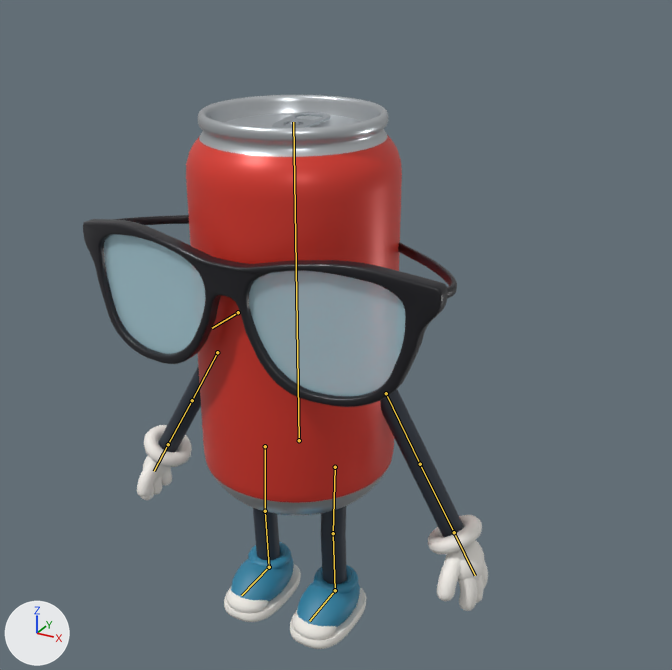
The Blender file models/mnot.blend: old version first, new version second.
The view is the same before and after, from a 50 mm camera at (1.342, -2.199, 2.112) aimed at (0.084, 0.089, 0.968). The axes (+X, +Y, +Z) are drawn at lower left. The lights are the same throughout. The older version comes first. The bones that change, and the others that lie on the model, are drawn over the model as lines.

The first picture shows 'Mnot'.
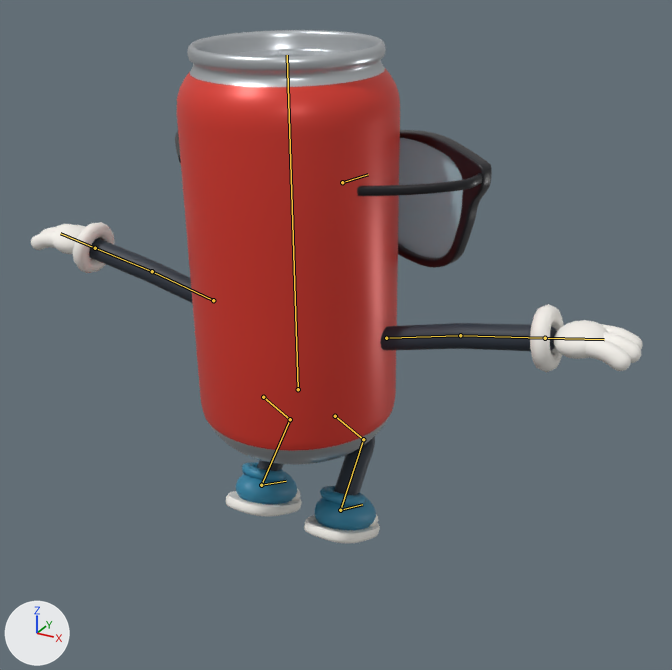
The newer file adds an action. The first version stands in its rest pose; the second is drawn at frame 182 of the action 'Dance'.

What the commit changed:
Bone 'body' (bone_body) moves from (0.0, 0.0, 0.0) to (0.0, 0.18, 0.0).
Bone 'body' (bone_body) turns from (0, 0, 0) to (-1, 180, 0) degrees about its own x, y and z.
Bone 'glasses' (bone_glasses) moves from (0.0, 0.0, 0.0) to (0.0, 0.0, 0.035).
Bone 'glasses' (bone_glasses) turns from (0, 0, 0) to (0, 0, -14) degrees about its own x, y and z.
Bone 'upper_arm_L' (bone_upper_arm_l) turns from (0, 0, 0) to (-3, 2, 75) degrees about its own x, y and z.
Bone 'forearm_L' (bone_forearm_l) turns from (0, 0, 0) to (3, 0, -5) degrees about its own x, y and z.
Bone 'upper_arm_R' (bone_upper_arm_r) turns from (0, 0, 0) to (-3, -2, -75) degrees about its own x, y and z.
Bone 'forearm_R' (bone_forearm_r) turns from (0, 0, 0) to (3, 0, 5) degrees about its own x, y and z.
Bone 'foot_ik_L' (bone_foot_ik_l) moves from (0.0, 0.0, 0.0) to (0.28, 0.0, 0.328).
Bone 'foot_ik_L' (bone_foot_ik_l) turns from (0, 0, 0) to (-25, 0, 180) degrees about its own x, y and z.
Bone 'foot_ik_R' (bone_foot_ik_r) moves from (0.0, 0.0, 0.0) to (-0.28, 0.0, 0.328).
Bone 'foot_ik_R' (bone_foot_ik_r) turns from (0, 0, 0) to (-25, 0, 180) degrees about its own x, y and z.

What differs and where, as boxes (x1, y1, x2, y2) in the pictures (672 x 670 px):
'Mnot', posed (51% wider, 7% shorter)
    before: (83, 95, 488, 649)
    after: (31, 30, 643, 543)
bone 'body', root to tip
    before: (299, 440) to (293, 122)
    after: (298, 389) to (287, 55)
bone 'glasses', root to tip
    before: (238, 312) to (212, 328)
    after: (342, 182) to (368, 174)
bone 'upper_arm_L', root to tip
    before: (386, 393) to (420, 464)
    after: (213, 300) to (152, 271)
bone 'forearm_L', root to tip
    before: (420, 464) to (454, 532)
    after: (152, 271) to (95, 248)
bone 'upper_arm_R', root to tip
    before: (217, 352) to (192, 400)
    after: (386, 338) to (460, 335)
bone 'forearm_R', root to tip
    before: (192, 400) to (168, 444)
    after: (460, 335) to (545, 338)
